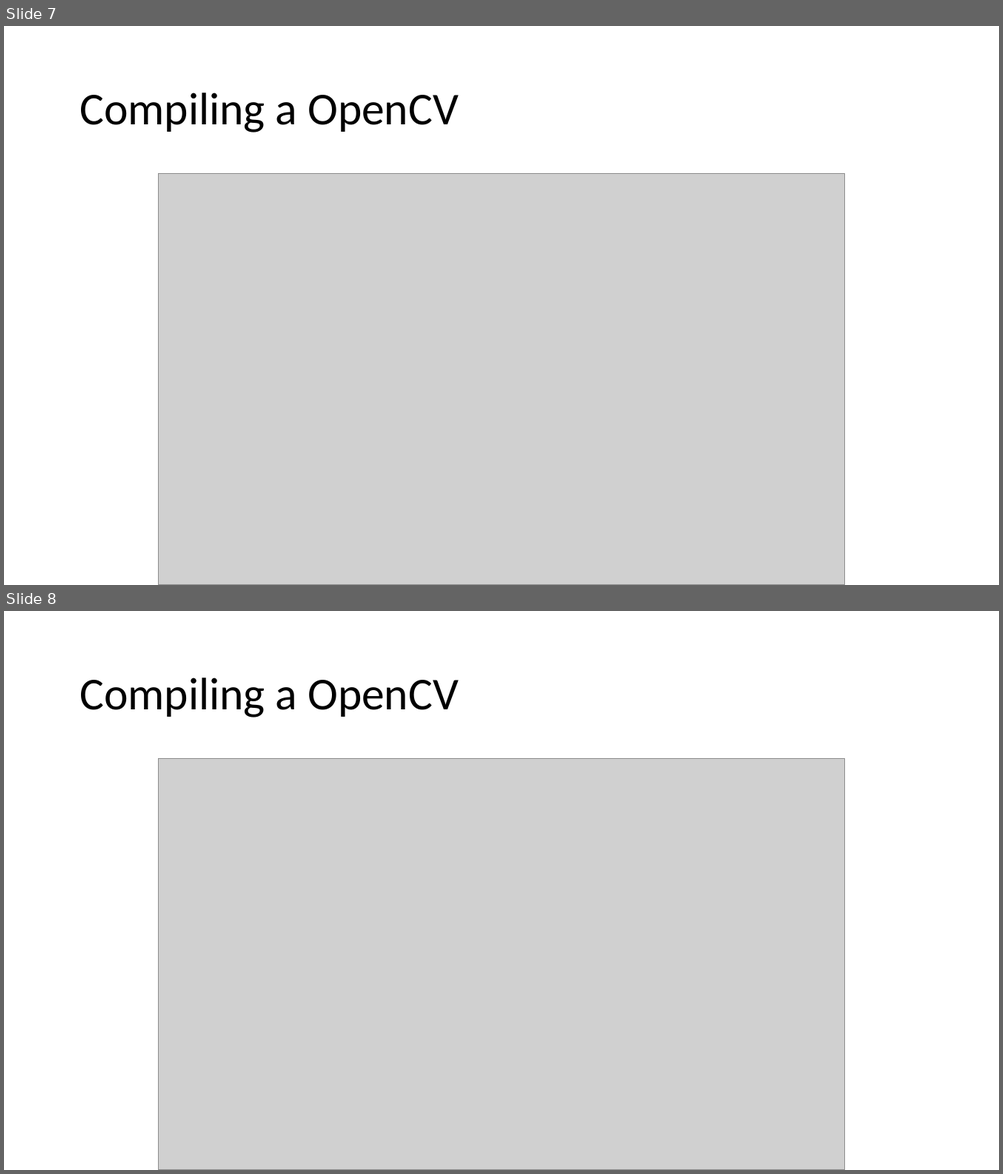
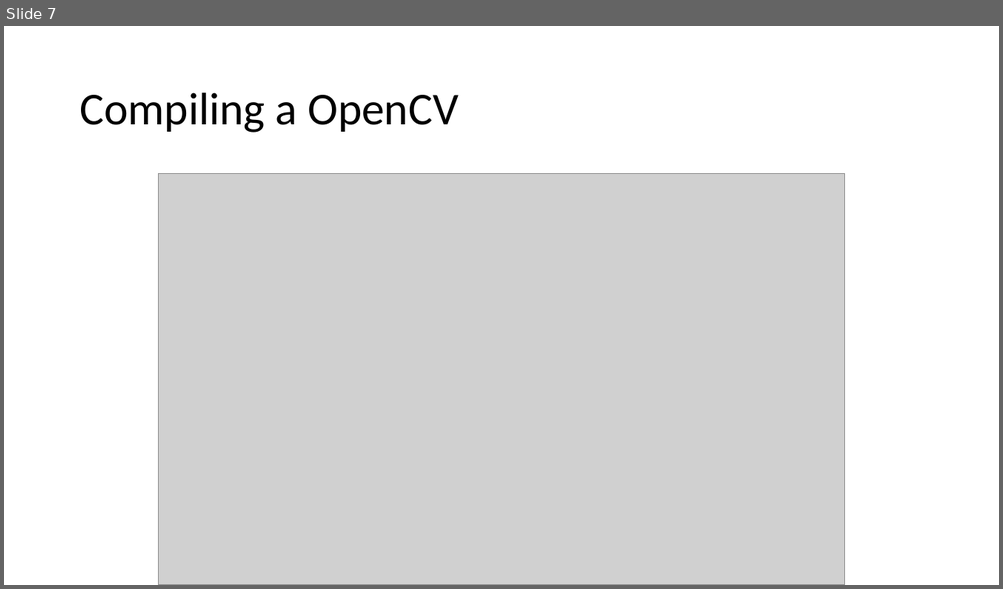
Before and after one commit to Tushar9999999999/SkyNet, a slide deck: Equinox_Presentation.pptx. Shown one above the other, each under a label of ours: slides 7 and 8 before the commit, slide 7 after it. The pictures are 1003x1174 and 1003x589 pixels, drawn with LibreOffice and Linux fonts; fonts in the diff are those of the drawing; grey boxes stand for pictures. Boxes give left, top, right and bottom in pixels: in the first picture for what was removed or moved away, otherwise in the second. Text is boxed around its words. In the diff, an @@ line names an element or a change of style, - is before the commit and + after.

```diff
--- a/Equinox_Presentation.pptx
+++ b/Equinox_Presentation.pptx
@@ slide 8 removed at (x1=4, y1=611, x2=999, y2=1170), background #FFFFFF @@
@@ title removed at (x1=79, y1=678, x2=458, y2=718) @@
-Compiling a OpenCV
@@ picture removed at (x1=159, y1=759, x2=845, y2=1170) @@
```
Also in this commit, not shown: 3 slides changed, 2 slides added, 4 other slides removed.
